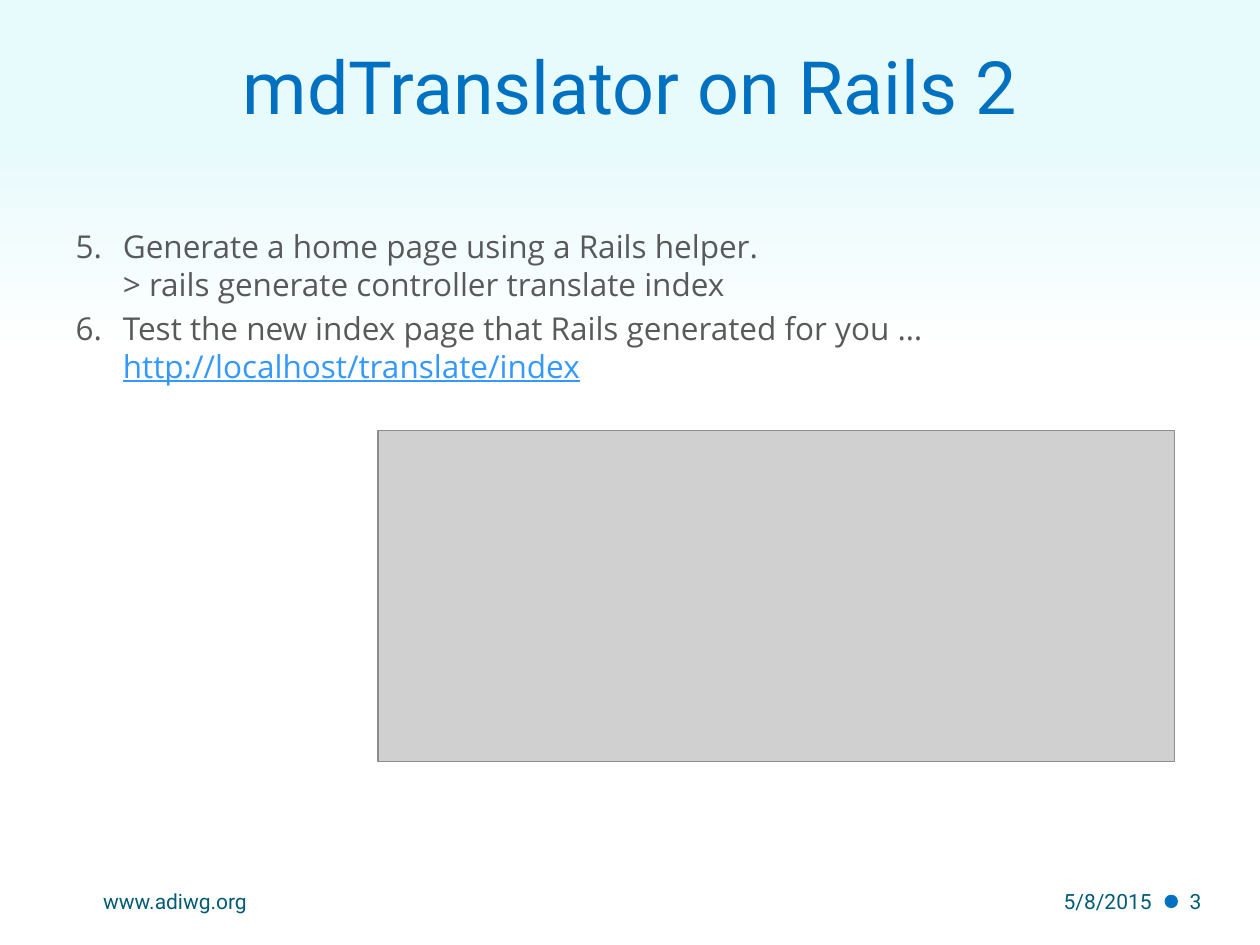
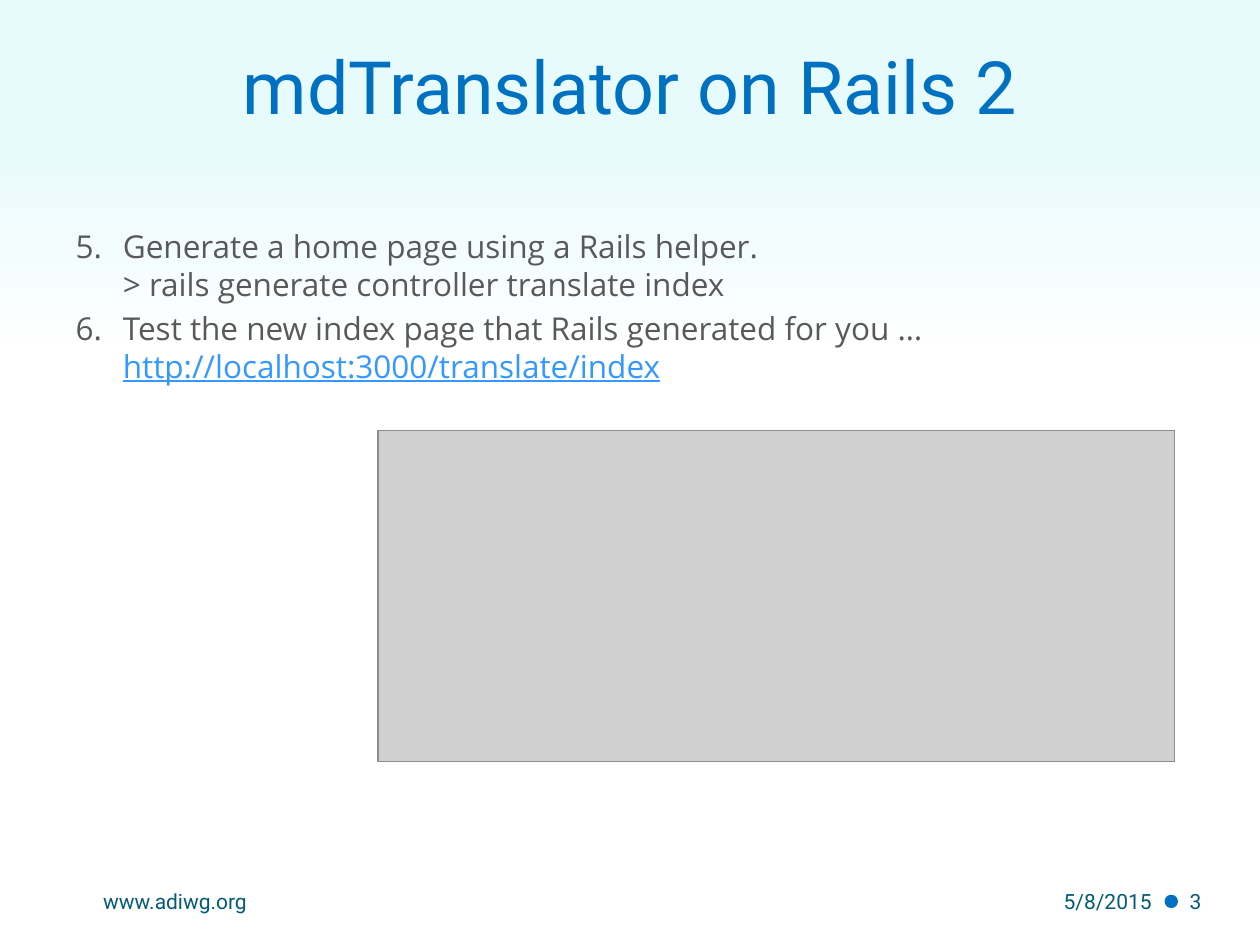
Before and after one commit to adiwg/mdWorkshop, a slide deck: slide 3 of S3.6_RailsApplication.pptx. Drawn at 1260x945 pixels with LibreOffice and Linux fonts; fonts in the diff are those of the drawing; grey boxes stand for pictures; background and template pictures are left out. Boxes give left, top, right and bottom in pixels: in the first picture for what was removed or moved away, otherwise in the second. Text is boxed around its words. In the diff, an @@ line names an element or a change of style, - is before the commit and + after.

Commit message:
updates to presentations

```diff
--- a/S3.6_RailsApplication.pptx
+++ b/S3.6_RailsApplication.pptx
@@ text at <box>123,316,889,386</box>: text changed @@
-6. Test the new index page that Rails generated for you … http://localhost/translate/index
+6. Test the new index page that Rails generated for you … http://localhost:3000/translate/index
```
Also in this commit, not shown: 1 slide added, 3 other files.
